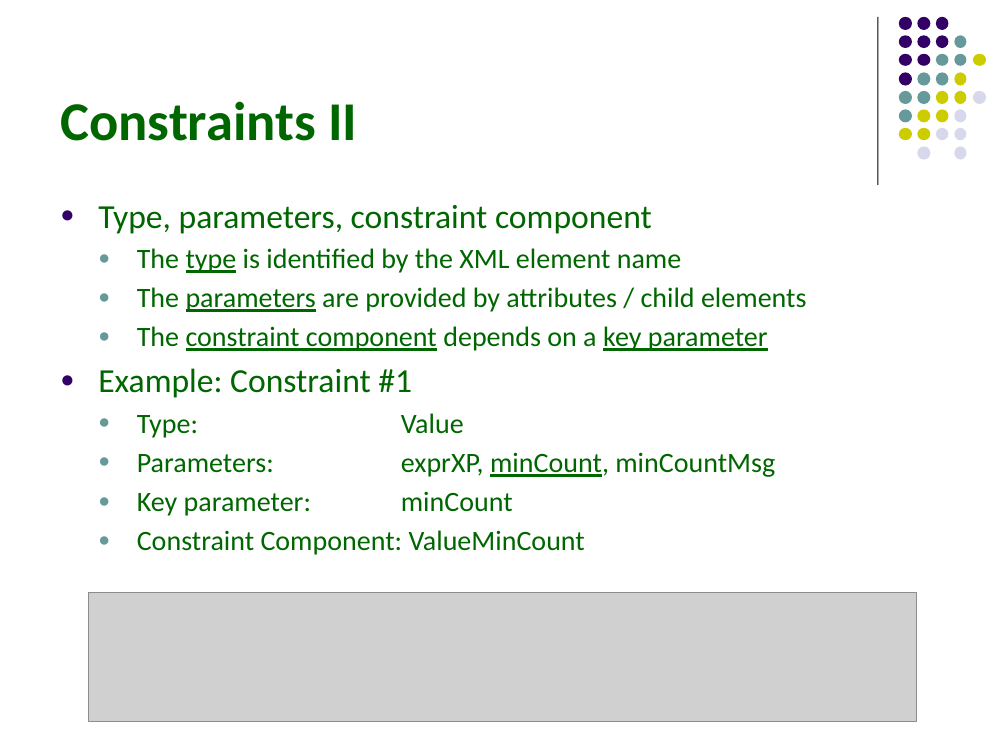
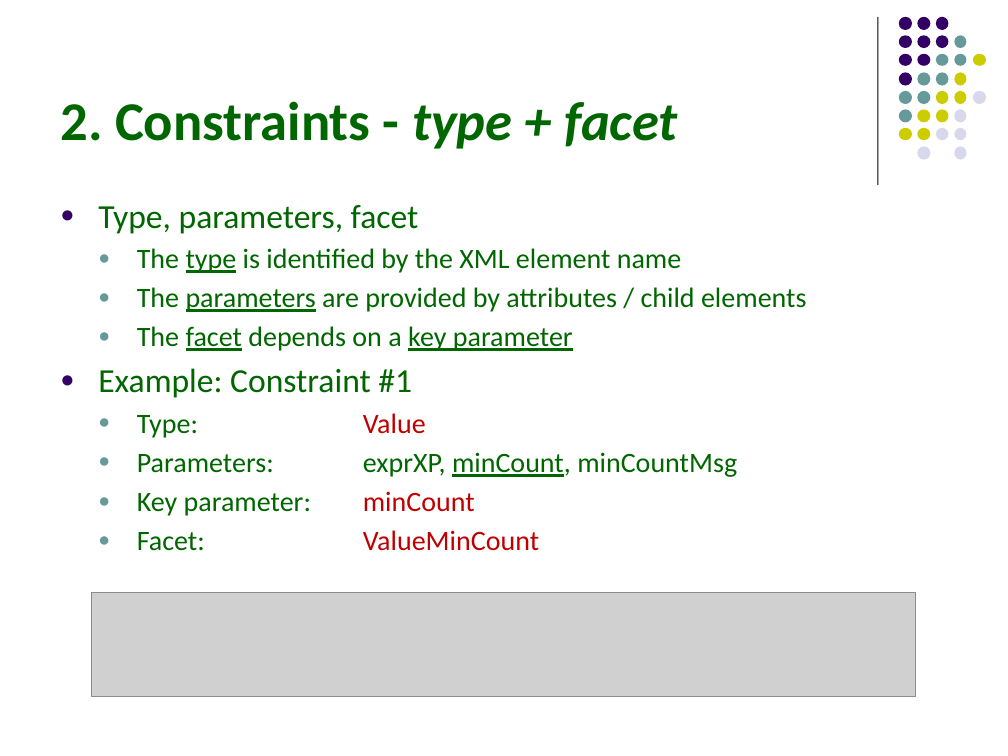
Before and after one commit to hrennau/greenfox, a slide deck: slide 11 of declarative-amsterdam-2020/an-introduction-to-greenfox/an-introduction-to-greenfox.pptx. Drawn at 1008x756 pixels with LibreOffice and Linux fonts; fonts in the diff are those of the drawing; grey boxes stand for pictures. Boxes give left, top, right and bottom in pixels: in the first picture for what was removed or moved away, otherwise in the second. Text is boxed around its words. In the diff, an @@ line names an element or a change of style, - is before the commit and + after.

```diff
--- a/declarative-amsterdam-2020/an-introduction-to-greenfox/an-introduction-to-greenfox.pptx
+++ b/declarative-amsterdam-2020/an-introduction-to-greenfox/an-introduction-to-greenfox.pptx
@@ title at bbox=[60, 101, 677, 149]: text changed @@
-Constraints II
+2. Constraints - type + facet
@@ text at bbox=[98, 205, 419, 234]: text changed @@
-● Type, parameters, constraint component
+● Type, parameters, facet
@@ text at bbox=[137, 326, 573, 351]: text changed @@
-  ● The constraint component depends on a key parameter
+  ● The facet depends on a key parameter
@@ text at bbox=[137, 413, 475, 512]: text colour #006600 to #C00000 in "Value", "minCount" @@
@@ text at bbox=[363, 530, 539, 551]: text changed; text colour #006600 to #C00000 @@
-  ● Constraint Component: ValueMinCount
+  ● Facet: ValueMinCount
@@ picture: place and size @@
-picture at bbox=[89, 593, 916, 722]
+picture at bbox=[92, 593, 916, 697]
```
Also in this commit, not shown: 26 other slides changed, 1 slide added, 1 slide removed, 1 other file.
